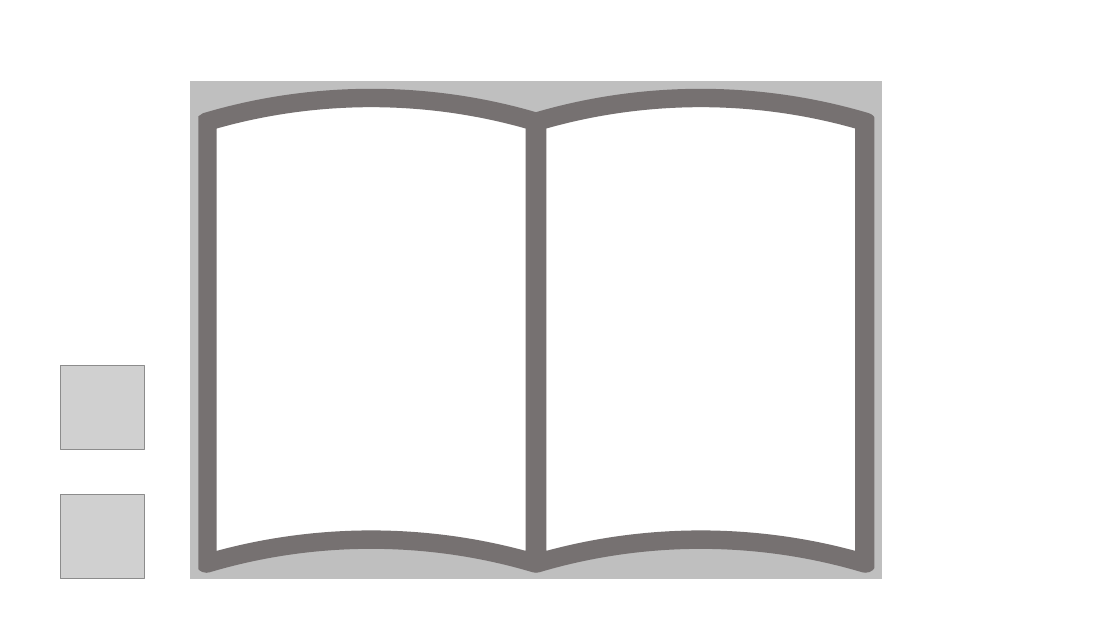
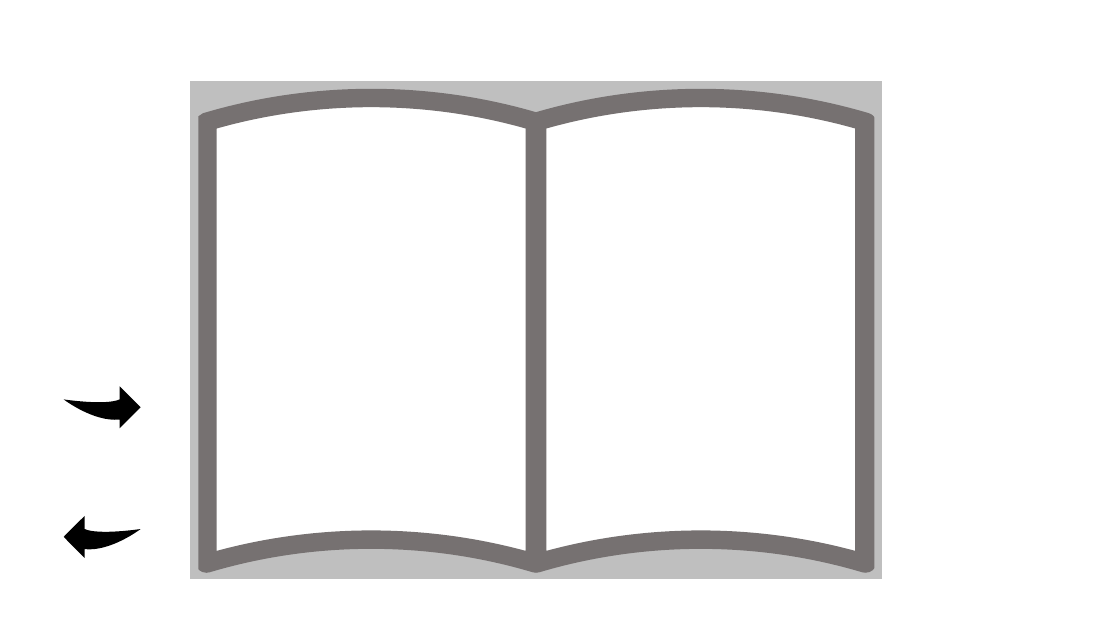
Before and after one commit to AmeliaTYR/SlimeFighter, a slide deck: slide 27 of otherFiles/art.pptx. Drawn at 1120x630 pixels with LibreOffice and Linux fonts; fonts in the diff are those of the drawing; grey boxes stand for pictures. Boxes give left, top, right and bottom in pixels: in the first picture for what was removed or moved away, otherwise in the second. Text is boxed around its words. In the diff, an @@ line names an element or a change of style, - is before the commit and + after.

```diff
--- a/otherFiles/art.pptx
+++ b/otherFiles/art.pptx
@@ picture removed at [60, 365, 145, 450] @@
@@ freeform shape added at [64, 386, 141, 429], fill #000000 @@
@@ picture removed at [60, 495, 145, 579] @@
@@ freeform shape added at [64, 516, 141, 558], fill #000000 @@
```
Also in this commit, not shown: 11 other files.
